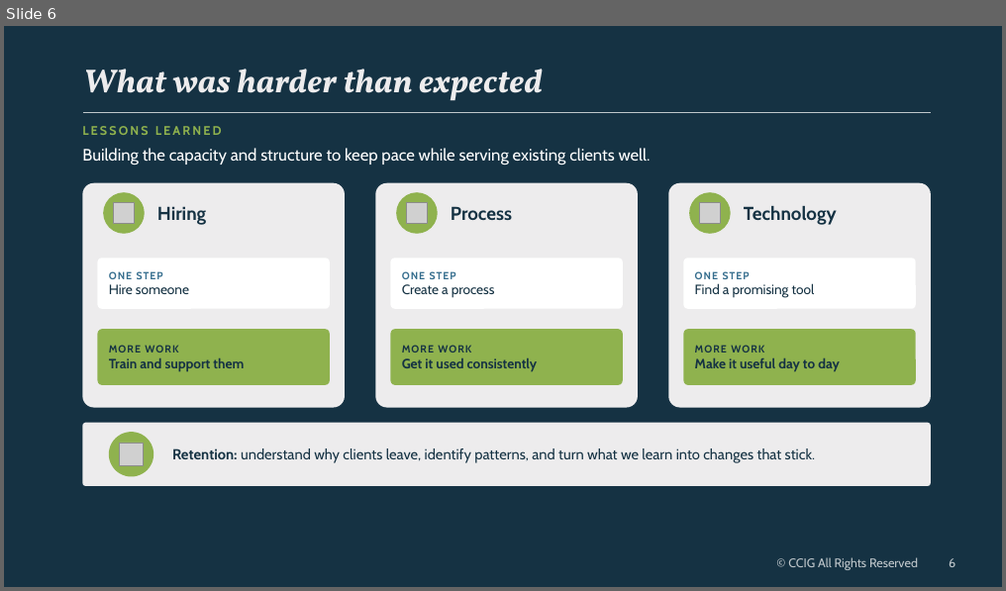
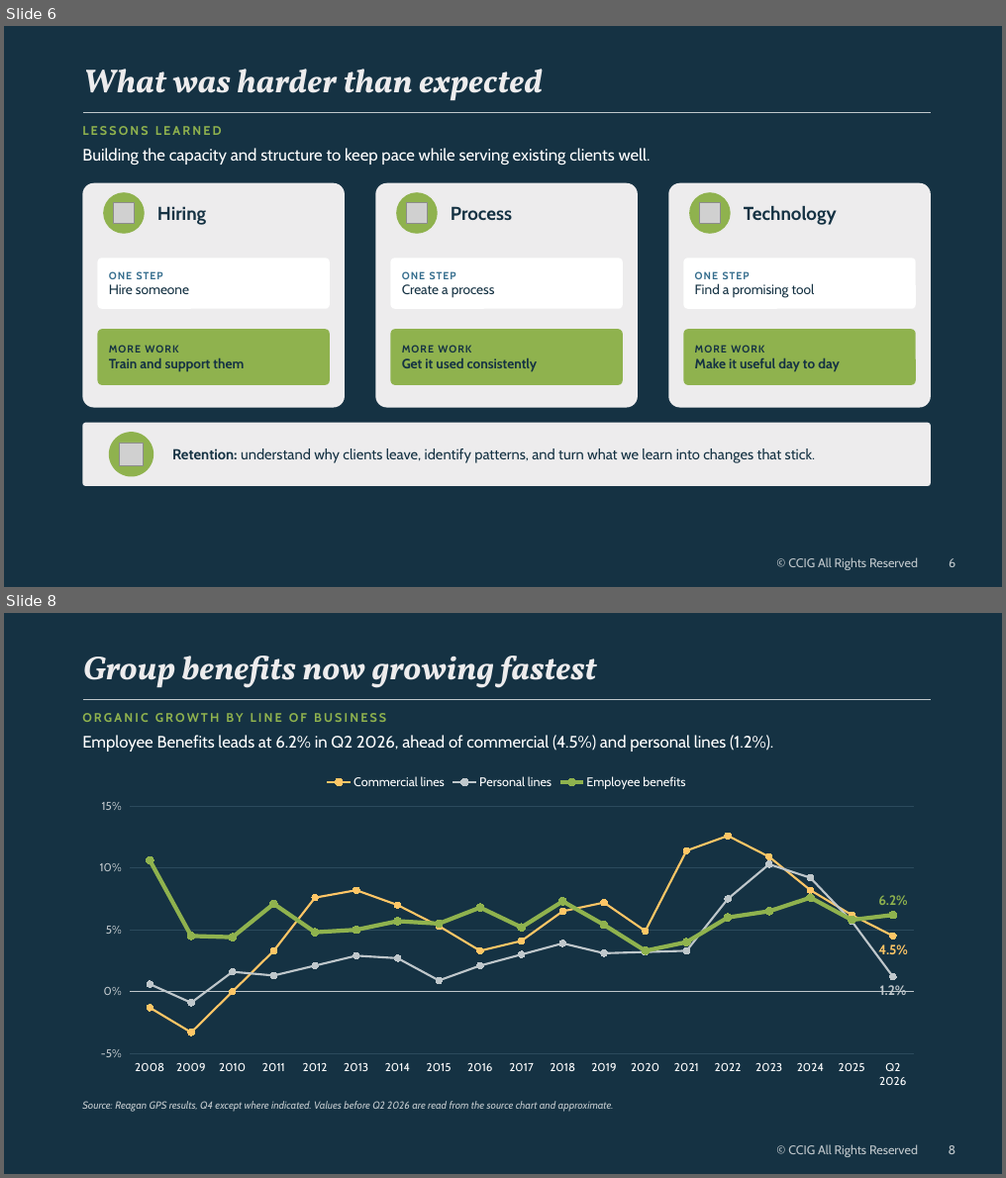
Before and after one commit to kinecopro-bit/CCIG_Brand, a slide deck: Market Update/CCIG_Market_Update_Slides_CCIG-Brand.pptx. Shown one above the other, each under a label of ours: slide 6 before the commit, slides 6 and 8 after it; the slides between them are not shown. The pictures are 1006x591 and 1006x1178 pixels, drawn with LibreOffice and Linux fonts; fonts in the diff are those of the drawing; grey boxes stand for pictures; background and template pictures are left out. Boxes give left, top, right and bottom in pixels: in the first picture for what was removed or moved away, otherwise in the second. Text is boxed around its words. In the diff, an @@ line names an element or a change of style, - is before the commit and + after.

```diff
--- a/Market Update/CCIG_Market_Update_Slides_CCIG-Brand.pptx
+++ b/Market Update/CCIG_Market_Update_Slides_CCIG-Brand.pptx
@@ slide 8 added at (4,613,1002,1174), background #153243; not listed: 2 template elements that a slide beside it also shows @@
@@ text added at (83,656,596,688), 32 pt, text #EDECED, bold, italic @@
+Group benefits now growing fastest
@@ line added from (82, 700) to (931, 700), #BFC7CB 1.5 pt @@
@@ text added at (82,713,386,722), 12 pt, text #8FB24E, bold @@
+ORGANIC GROWTH BY LINE OF BUSINESS
@@ text added at (82,735,773,752), 16 pt, text #FFFFFF @@
+Employee Benefits leads at 6.2% in Q2 2026, ahead of commercial (4.5%) and personal lines (1.2%).
@@ line chart added at (82,766,931,1096) @@
+categories: 2008, 2009, 2010, 2011, 2012, 2013, 2014, 2015, 2016, 2017, 2018, 2019, 2020, 2021, 2022, 2023, 2024, 2025, Q2 2026
+Commercial lines: -1.3, -3.3, 0, 3.3, 7.6, 8.2, 7, 5.3, 3.3, 4.1, 6.5, 7.2, 4.9, 11.4, 12.6, 10.9, 8.2, 6.2, 4.5
+Personal lines: 0.6, -0.9, 1.6, 1.3, 2.1, 2.9, 2.7, 0.9, 2.1, 3, 3.9, 3.1, 3.2, 3.3, 7.5, 10.3, 9.2, 5.7, 1.2
+Employee benefits: 10.6, 4.5, 4.4, 7.1, 4.8, 5, 5.7, 5.5, 6.8, 5.2, 7.3, 5.4, 3.3, 4, 6, 6.5, 7.6, 5.8, 6.2
@@ text added at (82,1101,614,1112), 10 pt, text #BFC7CB, italic @@
+Source: Reagan GPS results, Q4 except where indicated. Values before Q2 2026 are read from the source chart and approximate.
```
Also in this commit, not shown: 1 other slide added.
